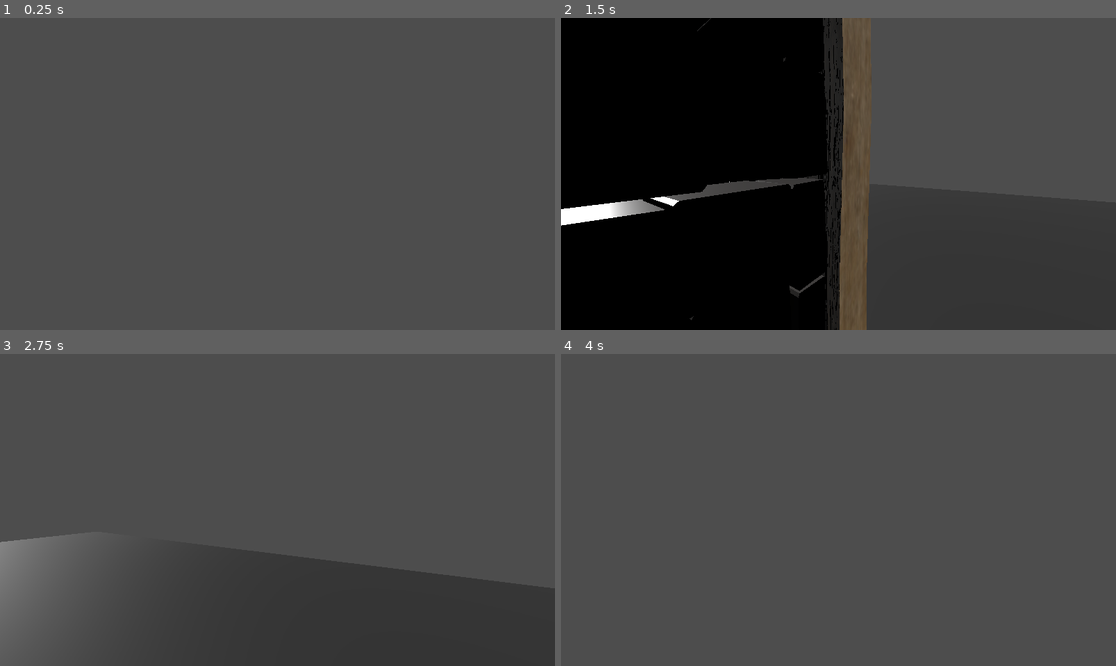
Above: before the commit, frames 1-4 (two rows, left to right).
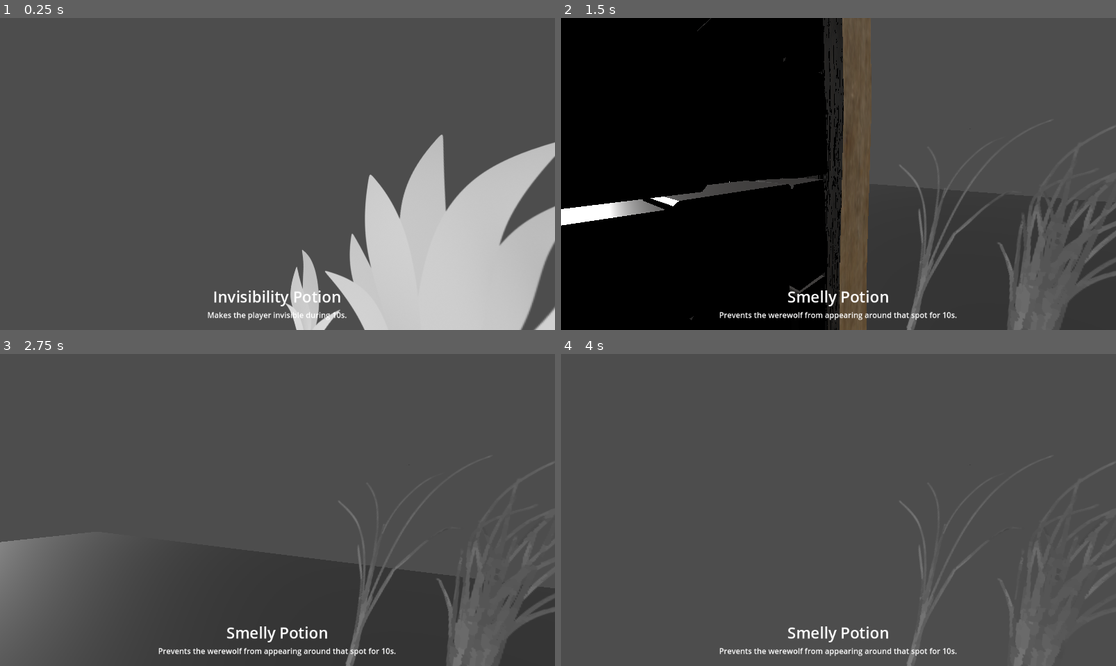
Above: after the commit, the same moments.

Repository: ThomasProg/PirateJamSummer2024
Game: Godot game, scene res://devs/progz/testScenes/wolfMechanicTestScene.tscn
Two runs of this game, one before a commit and one after it. Both use one fixed random seed, a clock stepped at 60 frames per second and the inputs below. This scene is started directly instead of the project's main scene. The engine's default icon, where the game draws it, is replaced by a stand-in: a white triangle on a blue panel in a dark square.
Inputs (mouse positions are in pixels of both pictures, inside the frame that each line leads up to):
- Up to frame 1 (0.25 s): no input
- Up to frame 2 (1.5 s): tap Enter (ui_accept) at 0.5, 0.77 s; move the mouse to (960, 158) at 0.52 s; hold Right (ui_right) 0.53-1.28 s; tap Mouse wheel up (NextItem, bound only after the commit) at 0.6 s; click (960, 158) at 0.67 s; tap Mouse wheel down (PreviousItem, bound only after the commit) at 0.8, 1.35 s; move the mouse to (810, 174) at 1.27 s; hold Up (ui_up) from 1.28 s (still down); click (810, 174) at 1.42 s
- Up to frame 3 (2.75 s): keep holding Up (ui_up); tap Enter (ui_accept) at 1.52 s; tap Mouse wheel up (NextItem, bound only after the commit) at 1.55 s; move the mouse to (288, 503) at 2.02 s; tap Y (InvertMouseYAxis) at 2.1 s; click (288, 503) at 2.17 s; tap Mouse wheel down (PreviousItem, bound only after the commit) at 2.3 s
- Up to frame 4 (4 s): keep holding Up (ui_up); move the mouse to (832, 516) at 2.77 s; tap Mouse wheel up (NextItem, bound only after the commit) at 2.85 s; click (832, 516) at 2.92 s; tap Enter (ui_accept) at 3.02, 3.77 s; move the mouse to (877, 513) at 3.52 s; tap Mouse wheel down (PreviousItem, bound only after the commit) at 3.6 s; click (877, 513) at 3.67 s

The runs differ from the first frame. In frame 1, 18% of the frame differs, in the area x 37-100%, y 37-100%; in frame 2, 6.2%; in frame 3, 4.7%; in frame 4, 1.5%.

Commit message:
base inventory added / potions selectable at night

Diff:
--- /dev/null
+++ b/Game/inventoryAssets/inventories/ingredientsInventory.tres
@@ -0,0 +1,7 @@
+[gd_resource type="Resource" script_class="Inventory" load_steps=2 format=3 uid="uid://cmajo12ucvbyw"]
+
+[ext_resource type="Script" path="res://scripts/inventory/inventory.gd" id="1_d4cpj"]
+
+[resource]
+script = ExtResource("1_d4cpj")
+items = Array[Resource("res://scripts/inventory/inventoryItem.gd")]([null, null, null, null, null, null, null, null, null])
--- /dev/null
+++ b/Game/inventoryAssets/inventories/potionInventory.tres
@@ -0,0 +1,9 @@
+[gd_resource type="Resource" script_class="Inventory" load_steps=4 format=3 uid="uid://dgxb1wbqvtlrr"]
+
+[ext_resource type="Resource" uid="uid://dw1eo7ko88t2y" path="res://inventoryAssets/potions/invisibilityPotion.tres" id="1_cqwwh"]
+[ext_resource type="Script" path="res://scripts/inventory/inventory.gd" id="1_gdbyk"]
+[ext_resource type="Resource" uid="uid://j32orf0qvnf2" path="res://inventoryAssets/potions/smellyPotion.tres" id="2_0kptv"]
+
+[resource]
+script = ExtResource("1_gdbyk")
+items = Array[Resource("res://scripts/inventory/inventoryItem.gd")]([ExtResource("1_cqwwh"), null, null, null, ExtResource("2_0kptv"), null, null, null, null])
--- /dev/null
+++ b/Game/inventoryAssets/potions/invisibilityPotion.tres
@@ -0,0 +1,11 @@
+[gd_resource type="Resource" script_class="InventoryItem" load_steps=3 format=3 uid="uid://dw1eo7ko88t2y"]
+
+[ext_resource type="Script" path="res://scripts/inventory/inventoryItem.gd" id="1_6quis"]
+[ext_resource type="Texture2D" uid="uid://c08mm3p2ehvr6" path="res://addons/proton_scatter/demos/assets/textures/t_grass.png" id="2_jrnyn"]
+
+[resource]
+script = ExtResource("1_6quis")
+name = "Invisibility Potion"
+description = "Makes the player invisible during 10s."
+texture = ExtResource("2_jrnyn")
+type = 0
--- /dev/null
+++ b/Game/inventoryAssets/potions/smellyPotion.tres
@@ -0,0 +1,11 @@
+[gd_resource type="Resource" script_class="InventoryItem" load_steps=3 format=3 uid="uid://j32orf0qvnf2"]
+
+[ext_resource type="Script" path="res://scripts/inventory/inventoryItem.gd" id="1_iut6u"]
+[ext_resource type="Texture2D" uid="uid://d23p13yi7asw0" path="res://addons/proton_scatter/demos/assets/textures/t_grass_2.png" id="2_11ebo"]
+
+[resource]
+script = ExtResource("1_iut6u")
+name = "Smelly Potion"
+description = "Prevents the werewolf from appearing around that spot for 10s."
+texture = ExtResource("2_11ebo")
+type = 0
--- a/Game/prefabs/gameplayObjects/player.tscn
+++ b/Game/prefabs/gameplayObjects/player.tscn
@@ -1,15 +1,21 @@
-[gd_scene load_steps=3 format=3 uid="uid://bmotrrb5fci2n"]
+[gd_scene load_steps=8 format=3 uid="uid://bmotrrb5fci2n"]
 
 [ext_resource type="Script" path="res://scripts/gameplayObjects/player.gd" id="1_0anxm"]
+[ext_resource type="Resource" uid="uid://dgxb1wbqvtlrr" path="res://inventoryAssets/inventories/potionInventory.tres" id="2_i2ovb"]
+[ext_resource type="Texture2D" uid="uid://bku25qj0sjo63" path="res://icon.svg" id="2_u3o1f"]
+[ext_resource type="Resource" uid="uid://cmajo12ucvbyw" path="res://inventoryAssets/inventories/ingredientsInventory.tres" id="3_543l3"]
+[ext_resource type="Script" path="res://scripts/inventory/potionSelector.gd" id="5_qqyfv"]
+[ext_resource type="Script" path="res://scripts/inventory/potionSelectorFeedback.gd" id="6_nuewa"]
 
 [sub_resource type="CapsuleShape3D" id="CapsuleShape3D_8gchk"]
 radius = 0.229
 height = 1.7
 
 [node name="Player" type="CharacterBody3D" node_paths=PackedStringArray("camera")]
-transform = Transform3D(1, 0, 0, 0, 1, 0, 0, 0, 1, 0, 4.81657, 0)
 script = ExtResource("1_0anxm")
 camera = NodePath("Camera3D")
+potionsInventory = ExtResource("2_i2ovb")
+ingredientsInventory = ExtResource("3_543l3")
 
 [node name="CollisionShape3D" type="CollisionShape3D" parent="."]
 shape = SubResource("CapsuleShape3D_8gchk")
@@ -19,3 +25,52 @@
 transform = Transform3D(1, 0, 0, 0, 1, 0, 0, 0, 1, 0, 0.45, 0)
 current = true
 metadata/_edit_lock_ = true
+
+[node name="HeldPotion" type="Sprite3D" parent="Camera3D"]
+transform = Transform3D(0.205835, 0.14252, -0.207037, -0.00826372, 0.271294, 0.178538, 0.251213, -0.107852, 0.175512, 0.833552, -0.35659, -1.04171)
+double_sided = false
+no_depth_test = true
+texture = ExtResource("2_u3o1f")
+
+[node name="UI" type="CanvasLayer" parent="."]
+
+[node name="MarginContainer" type="MarginContainer" parent="UI"]
+anchors_preset = 12
+anchor_top = 1.0
+anchor_right = 1.0
+anchor_bottom = 1.0
+grow_horizontal = 2
+grow_vertical = 0
+theme_override_constants/margin_left = 20
+theme_override_constants/margin_top = 20
+theme_override_constants/margin_right = 20
+theme_override_constants/margin_bottom = 20
+
+[node name="VBoxContainer" type="VBoxContainer" parent="UI/MarginContainer"]
+layout_mode = 2
+size_flags_vertical = 3
+
+[node name="ItemName" type="RichTextLabel" parent="UI/MarginContainer/VBoxContainer"]
+layout_mode = 2
+theme_override_font_sizes/normal_font_size = 32
+bbcode_enabled = true
+text = "[center]Potion 1[/center]"
+fit_content = true
+
+[node name="ItemDescription" type="RichTextLabel" parent="UI/MarginContainer/VBoxContainer"]
+layout_mode = 2
+bbcode_enabled = true
+text = "[center]Does things[/center]"
+fit_content = true
+
+[node name="PotionSelector" type="Node" parent="."]
+script = ExtResource("5_qqyfv")
+currentlySelectedItemIndex = -1
+inventory = ExtResource("2_i2ovb")
+
+[node name="PotionSelectorFeedback" type="Node" parent="PotionSelector" node_paths=PackedStringArray("potionSprite", "potionSelector", "itemNameText", "itemDescText")]
+script = ExtResource("6_nuewa")
+potionSprite = NodePath("../../Camera3D/HeldPotion")
+potionSelector = NodePath("..")
+itemNameText = NodePath("../../UI/MarginContainer/VBoxContainer/ItemName")
+itemDescText = NodePath("../../UI/MarginContainer/VBoxContainer/ItemDescription")
--- /dev/null
+++ b/Game/prefabs/inventory/inventoryUI.tscn
@@ -0,0 +1,57 @@
+[gd_scene load_steps=3 format=3 uid="uid://c3khd4xxva11r"]
+
+[ext_resource type="PackedScene" uid="uid://c65547vh7twcy" path="res://prefabs/inventory/slotUI.tscn" id="1_ft0ek"]
+
+[sub_resource type="CanvasTexture" id="CanvasTexture_wnht3"]
+
+[node name="InventoryUi" type="Control"]
+layout_mode = 3
+anchors_preset = 0
+
+[node name="NinePatchRect" type="NinePatchRect" parent="."]
+layout_mode = 0
+offset_right = 60.0
+offset_bottom = 60.0
+texture = SubResource("CanvasTexture_wnht3")
+
+[node name="GridContainer" type="GridContainer" parent="NinePatchRect"]
+layout_mode = 1
+anchors_preset = 8
+anchor_left = 0.5
+anchor_top = 0.5
+anchor_right = 0.5
+anchor_bottom = 0.5
+offset_left = -28.0
+offset_top = -28.0
+offset_right = 28.0
+offset_bottom = 28.0
+grow_horizontal = 2
+grow_vertical = 2
+columns = 3
+
+[node name="SlotUi" parent="NinePatchRect/GridContainer" instance=ExtResource("1_ft0ek")]
+layout_mode = 2
+
+[node name="SlotUi2" parent="NinePatchRect/GridContainer" instance=ExtResource("1_ft0ek")]
+layout_mode = 2
+
+[node name="SlotUi3" parent="NinePatchRect/GridContainer" instance=ExtResource("1_ft0ek")]
+layout_mode = 2
+
+[node name="SlotUi4" parent="NinePatchRect/GridContainer" instance=ExtResource("1_ft0ek")]
+layout_mode = 2
+
+[node name="SlotUi5" parent="NinePatchRect/GridContainer" instance=ExtResource("1_ft0ek")]
+layout_mode = 2
+
+[node name="SlotUi6" parent="NinePatchRect/GridContainer" instance=ExtResource("1_ft0ek")]
+layout_mode = 2
+
+[node name="SlotUi7" parent="NinePatchRect/GridContainer" instance=ExtResource("1_ft0ek")]
+layout_mode = 2
+
+[node name="SlotUi8" parent="NinePatchRect/GridContainer" instance=ExtResource("1_ft0ek")]
+layout_mode = 2
+
+[node name="SlotUi9" parent="NinePatchRect/GridContainer" instance=ExtResource("1_ft0ek")]
+layout_mode = 2
--- /dev/null
+++ b/Game/prefabs/inventory/slotUI.tscn
@@ -0,0 +1,16 @@
+[gd_scene load_steps=3 format=3 uid="uid://c65547vh7twcy"]
+
+[sub_resource type="Gradient" id="Gradient_sxcdx"]
+colors = PackedColorArray(0, 0, 0, 1, 0, 0, 0, 1)
+
+[sub_resource type="GradientTexture2D" id="GradientTexture2D_6yuch"]
+gradient = SubResource("Gradient_sxcdx")
+width = 16
+height = 16
+
+[node name="SlotUi" type="Panel"]
+custom_minimum_size = Vector2(16, 16)
+
+[node name="Sprite2D" type="Sprite2D" parent="."]
+texture = SubResource("GradientTexture2D_6yuch")
+centered = false
--- a/Game/project.godot
+++ b/Game/project.godot
@@ -64,3 +64,21 @@
 "events": [Object(InputEventKey,"resource_local_to_scene":false,"resource_name":"","device":-1,"window_id":0,"alt_pressed":false,"shift_pressed":false,"ctrl_pressed":false,"meta_pressed":false,"pressed":false,"keycode":0,"physical_keycode":89,"key_label":0,"unicode":121,"echo":false,"script":null)
 ]
 }
+OpenInventory={
+"deadzone": 0.5,
+"events": [Object(InputEventKey,"resource_local_to_scene":false,"resource_name":"","device":-1,"window_id":0,"alt_pressed":false,"shift_pressed":false,"ctrl_pressed":false,"meta_pressed":false,"pressed":false,"keycode":0,"physical_keycode":4194309,"key_label":0,"unicode":0,"echo":false,"script":null)
+, Object(InputEventKey,"resource_local_to_scene":false,"resource_name":"","device":-1,"window_id":0,"alt_pressed":false,"shift_pressed":false,"ctrl_pressed":false,"meta_pressed":false,"pressed":false,"keycode":0,"physical_keycode":69,"key_label":0,"unicode":101,"echo":false,"script":null)
+]
+}
+NextItem={
+"deadzone": 0.5,
+"events": [Object(InputEventMouseButton,"resource_local_to_scene":false,"resource_name":"","device":-1,"window_id":0,"alt_pressed":false,"shift_pressed":false,"ctrl_pressed":false,"meta_pressed":false,"button_mask":8,"position":Vector2(229, 2),"global_position":Vector2(233, 43),"factor":1.0,"button_index":4,"canceled":false,"pressed":true,"double_click":false,"script":null)
+, Object(InputEventKey,"resource_local_to_scene":false,"resource_name":"","device":-1,"window_id":0,"alt_pressed":false,"shift_pressed":false,"ctrl_pressed":false,"meta_pressed":false,"pressed":false,"keycode":0,"physical_keycode":50,"key_label":0,"unicode":50,"echo":false,"script":null)
+]
+}
+PreviousItem={
+"deadzone": 0.5,
+"events": [Object(InputEventMouseButton,"resource_local_to_scene":false,"resource_name":"","device":-1,"window_id":0,"alt_pressed":false,"shift_pressed":false,"ctrl_pressed":false,"meta_pressed":false,"button_mask":16,"position":Vector2(249, 20),"global_position":Vector2(253, 61),"factor":1.0,"button_index":5,"canceled":false,"pressed":true,"double_click":false,"script":null)
+, Object(InputEventKey,"resource_local_to_scene":false,"resource_name":"","device":-1,"window_id":0,"alt_pressed":false,"shift_pressed":false,"ctrl_pressed":false,"meta_pressed":false,"pressed":false,"keycode":0,"physical_keycode":49,"key_label":0,"unicode":49,"echo":false,"script":null)
+]
+}
--- /dev/null
+++ b/Game/scripts/inventory/inventory.gd
@@ -0,0 +1,7 @@
+extends Resource
+class_name Inventory
+
+@export var items:Array[InventoryItem]
+
+func isEmpty()->bool:
+	return items.is_empty()
--- /dev/null
+++ b/Game/scripts/inventory/inventoryItem.gd
@@ -0,0 +1,9 @@
+extends Resource
+class_name InventoryItem
+
+enum ItemType {POTION, INGREDIENT}
+
+@export var name: String = ""
+@export var description: String = ""
+@export var texture: Texture2D
+@export var type:ItemType = ItemType.POTION
--- /dev/null
+++ b/Game/scripts/inventory/potionSelector.gd
@@ -0,0 +1,65 @@
+extends Node
+class_name PotionSelector
+
+@export var currentlySelectedItemIndex:int = 0
+@export var inventory:Inventory
+
+signal onNewItemSelected(InventoryItem)
+
+func getCurrentItem()->InventoryItem:
+	return inventory.items[currentlySelectedItemIndex]
+
+func ensureValidIndex():
+	var nbItems = inventory.items.size()
+	currentlySelectedItemIndex = (currentlySelectedItemIndex % nbItems + nbItems) % nbItems
+
+func selectNextValidItem():
+	assert(not(inventory.isEmpty()))
+	currentlySelectedItemIndex += 1
+	ensureValidIndex()
+
+	while (getCurrentItem() == null):
+		currentlySelectedItemIndex += 1
+		ensureValidIndex()
+
+	onNewItemSelected.emit(getCurrentItem())
+
+func selectPreviousValidItem():
+	assert(not(inventory.isEmpty()))
+	currentlySelectedItemIndex -= 1
+	ensureValidIndex()
+
+	while (getCurrentItem() == null):
+		currentlySelectedItemIndex -= 1
+		ensureValidIndex()
+
+	onNewItemSelected.emit(getCurrentItem())
+
+var sensibility:float = 1.0
+var currentScrollUp = 0.0
+var currentScrollDown = 0.0
+
+func _input(event: InputEvent):
+	# prevent infinite loop for searching for valid items
+	if (inventory.isEmpty()):
+		return
+
+	if Input.is_action_just_released("NextItem"):
+		currentScrollDown = 0.0
+		currentScrollUp += sensibility
+		if (currentScrollUp >= 1.0):
+			selectNextValidItem()
+			currentScrollUp = 0.0
+
+	if Input.is_action_just_released("PreviousItem"):
+		currentScrollUp = 0.0
+		currentScrollDown += sensibility
+		if (currentScrollDown >= 1.0):
+			selectPreviousValidItem()
+			currentScrollDown = 0.0
+
+
+
+# Called when the node enters the scene tree for the first time.
+func _ready():
+	selectNextValidItem()
--- /dev/null
+++ b/Game/scripts/inventory/potionSelectorFeedback.gd
@@ -0,0 +1,19 @@
+extends Node
+
+@export var potionSprite:Sprite3D
+@export var potionSelector:PotionSelector
+@export var itemNameText:RichTextLabel
+@export var itemDescText:RichTextLabel
+
+# Called when the node enters the scene tree for the first time.
+func _ready():
+	potionSelector.onNewItemSelected.connect(func(item:InventoryItem):
+		print("new item: ", item.name)
+		potionSprite.texture = item.texture
+		itemNameText.text = "[center] %s [/center]" % [item.name]
+		itemDescText.text = "[center] %s [/center]" % [item.description]
+		)
+
+# Called every frame. 'delta' is the elapsed time since the previous frame.
+func _process(delta):
+	pass
